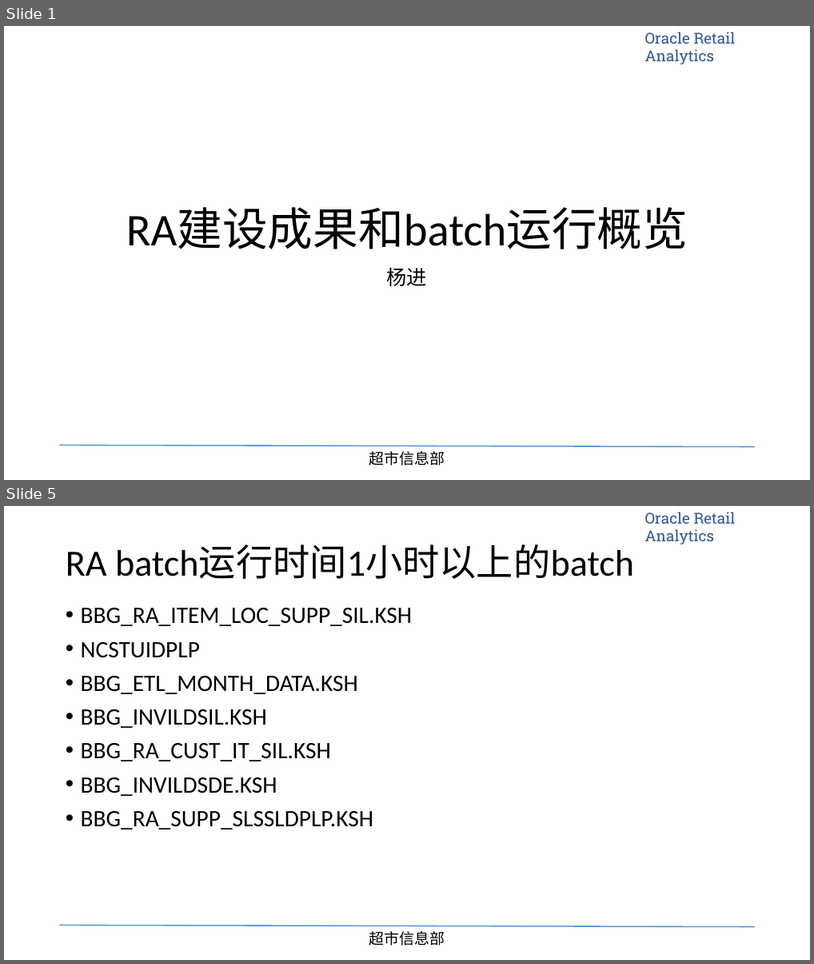
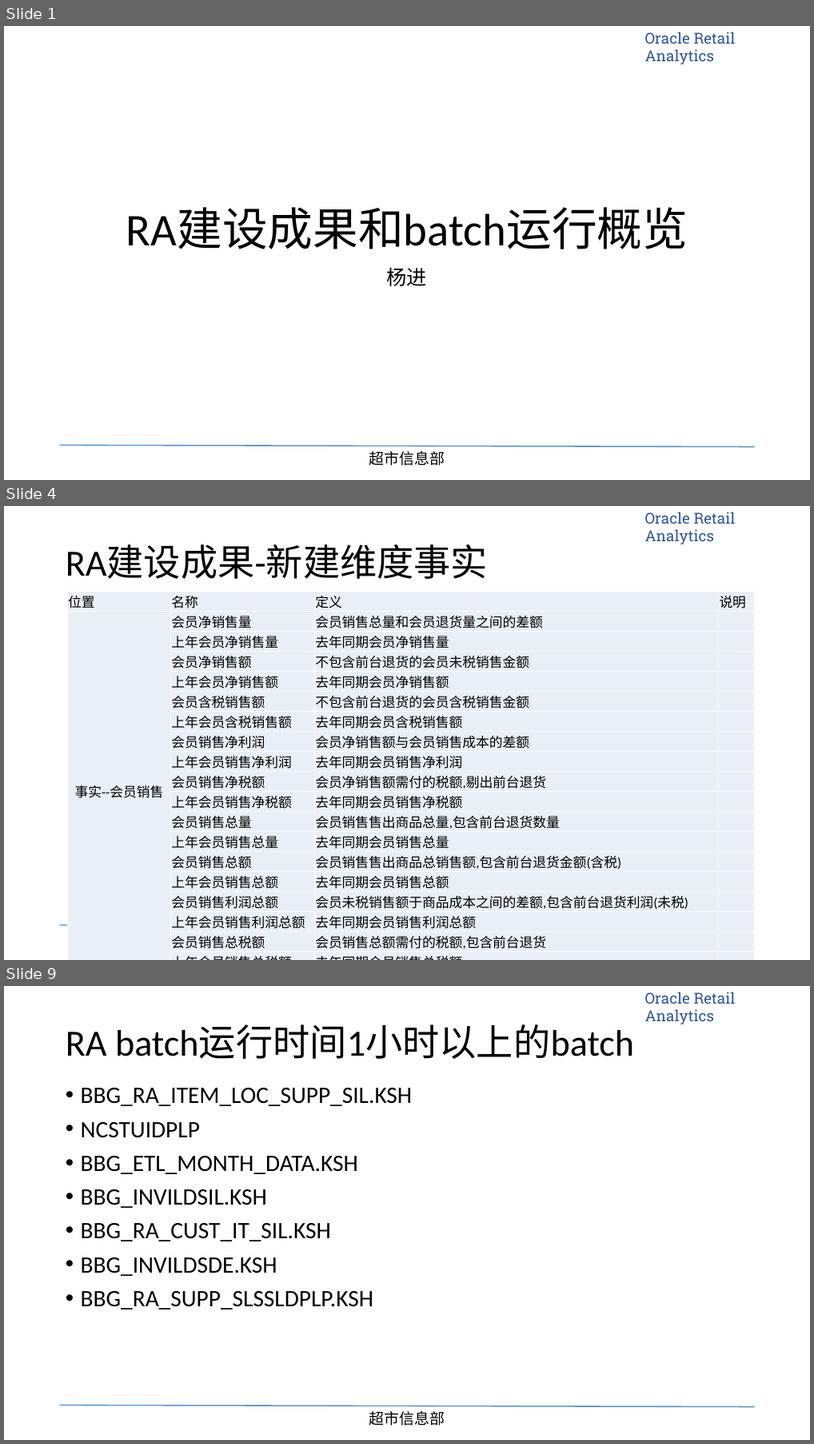
Before and after one commit to tigeryangjin/BBG, a slide deck: 软维组日常工作记录跟踪表/RA建设成果和batch运行情况-20150929.pptx. Shown one above the other, each under a label of ours: slides 1 and 5 before the commit, slides 1, 4 and 9 after it; the slides between them are not shown. The pictures are 814x964 and 814x1444 pixels, drawn with LibreOffice and Linux fonts; fonts in the diff are those of the drawing; background and template pictures are left out. Boxes give left, top, right and bottom in pixels: in the first picture for what was removed or moved away, otherwise in the second. Text is boxed around its words. In the diff, an @@ line names an element or a change of style, - is before the commit and + after.

```diff
--- a/软维组日常工作记录跟踪表/RA建设成果和batch运行情况-20150929.pptx
+++ b/软维组日常工作记录跟踪表/RA建设成果和batch运行情况-20150929.pptx
@@ slide 4 added at (4,506,810,960), background #FFFFFF; not listed: 3 template elements that a slide beside it also shows @@
@@ title added at (66,544,488,579), 44 pt, text #000000 @@
+RA建设成果-新建维度事实
@@ table added at (67,591,754,952), 19 rows, 4 columns @@
+位置 | 名称 | 定义 | 说明
+事实--会员销售 | 会员净销售量 | 会员销售总量和会员退货量之间的差额 | 
+ | 上年会员净销售量 | 去年同期会员净销售量 | 
+ | 会员净销售额 | 不包含前台退货的会员未税销售金额 | 
+ | 上年会员净销售额 | 去年同期会员净销售额 | 
+ | 会员含税销售额 | 不包含前台退货的会员含税销售金额 | 
+ | 上年会员含税销售额 | 去年同期会员含税销售额 | 
+ | 会员销售净利润 | 会员净销售额与会员销售成本的差额 | 
+ | 上年会员销售净利润 | 去年同期会员销售净利润 | 
+ | 会员销售净税额 | 会员净销售额需付的税额,剔出前台退货 | 
+ | 上年会员销售净税额 | 去年同期会员销售净税额 | 
+ | 会员销售总量 | 会员销售售出商品总量,包含前台退货数量 | 
+ | 上年会员销售总量 | 去年同期会员销售总量 | 
+ | 会员销售总额 | 会员销售售出商品总销售额,包含前台退货金额(含税) | 
+ | 上年会员销售总额 | 去年同期会员销售总额 | 
+ | 会员销售利润总额 | 会员未税销售额于商品成本之间的差额,包含前台退货利润(未税) | 
+ | 上年会员销售利润总额 | 去年同期会员销售利润总额 | 
+ | 会员销售总税额 | 会员销售总额需付的税额,包含前台退货 | 
+ | 上年会员销售总税额 | 去年同期会员销售总税额 | 
@@ what was slide 5 is now slide 9 @@
```
Also in this commit, not shown: 3 slides changed, 5 other slides added, 1 slide removed, 12 other files.
